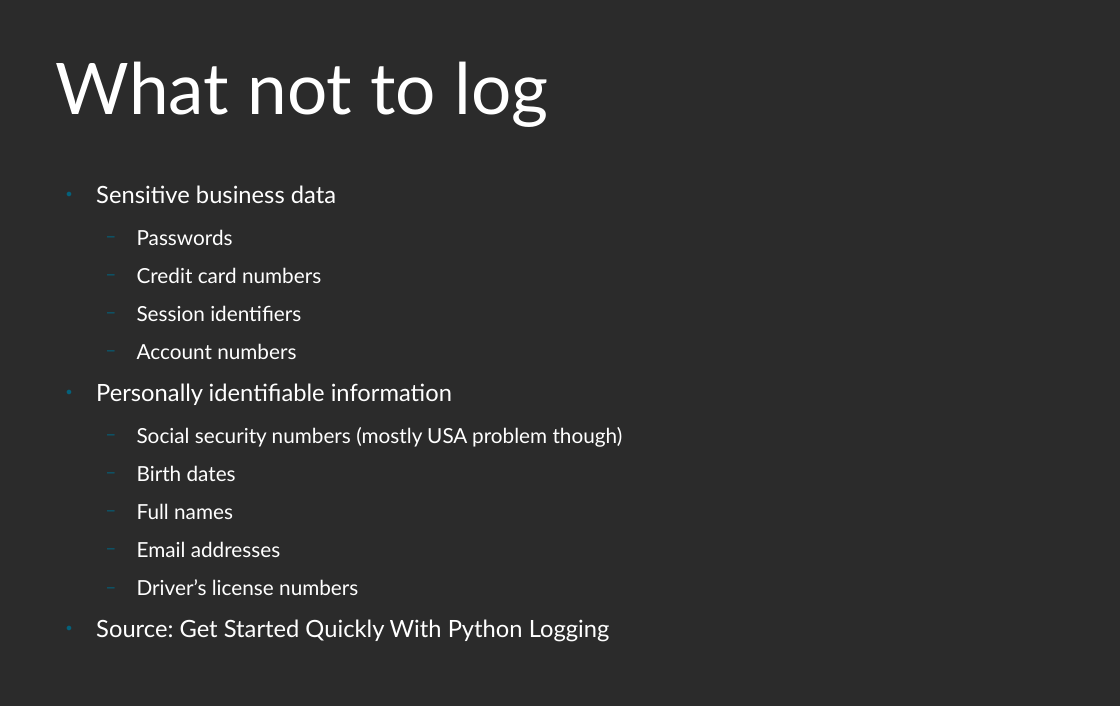
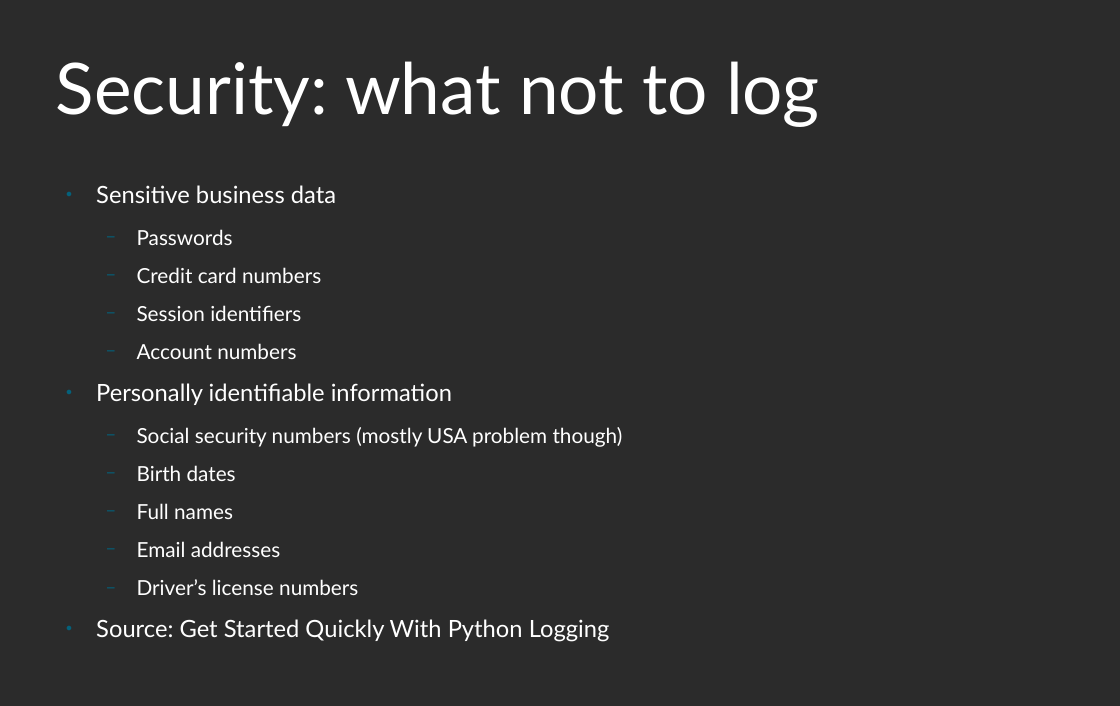
Before and after one commit to roskakori/talks, a slide deck: slide 59 of pygraz/helpful_logging_with_python/Helpful logging with Python.odp (slide 25 before the commit). Drawn at 1120x706 pixels with LibreOffice and Linux fonts; fonts in the diff are those of the drawing; background and template pictures are left out; a plain dark background stands for a picture behind light text. Boxes give left, top, right and bottom in pixels: in the first picture for what was removed or moved away, otherwise in the second. Text is boxed around its words. In the diff, an @@ line names an element or a change of style, - is before the commit and + after.

```diff
--- a/pygraz/helpful_logging_with_python/Helpful logging with Python.odp
+++ b/pygraz/helpful_logging_with_python/Helpful logging with Python.odp
@@ title at (x1=56, y1=61, x2=820, y2=127): text changed @@
-What not to log
+Security: what not to log
```
Also in this commit, not shown: 15 other slides changed, 7 slides added, 6 other files.
